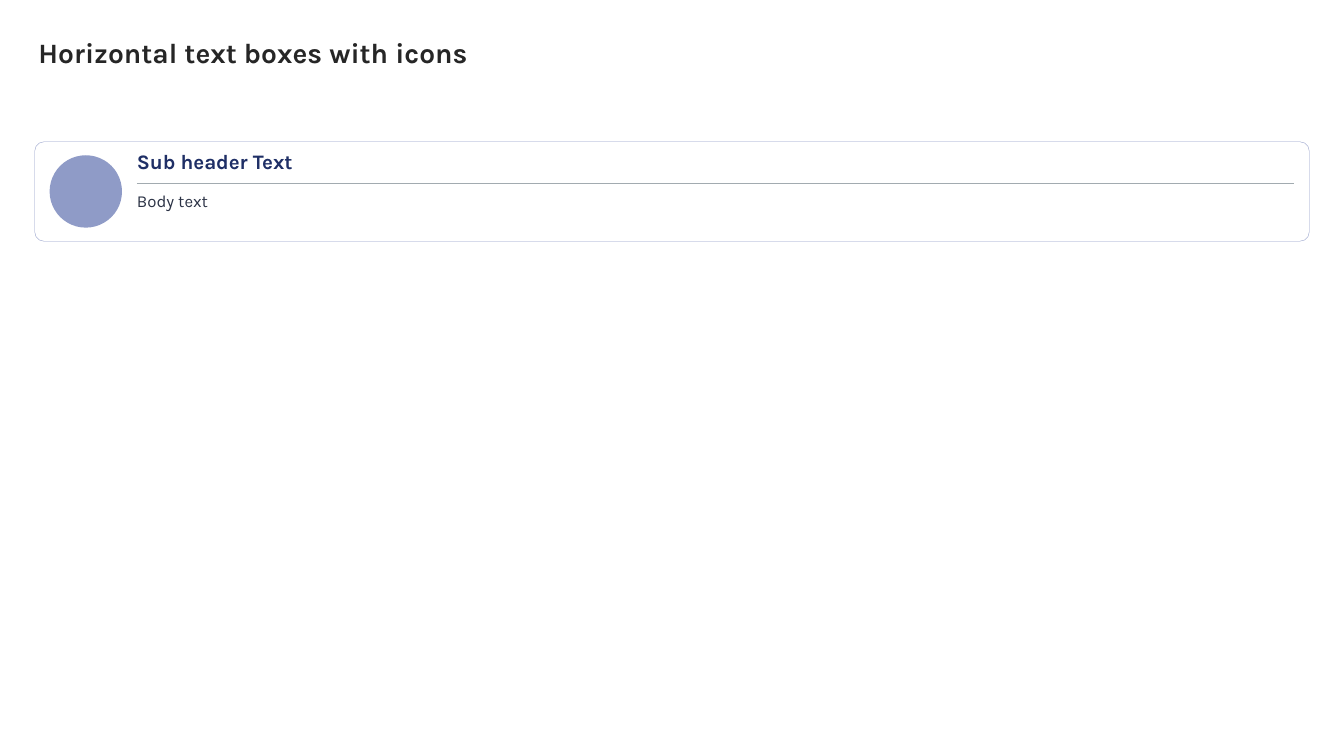
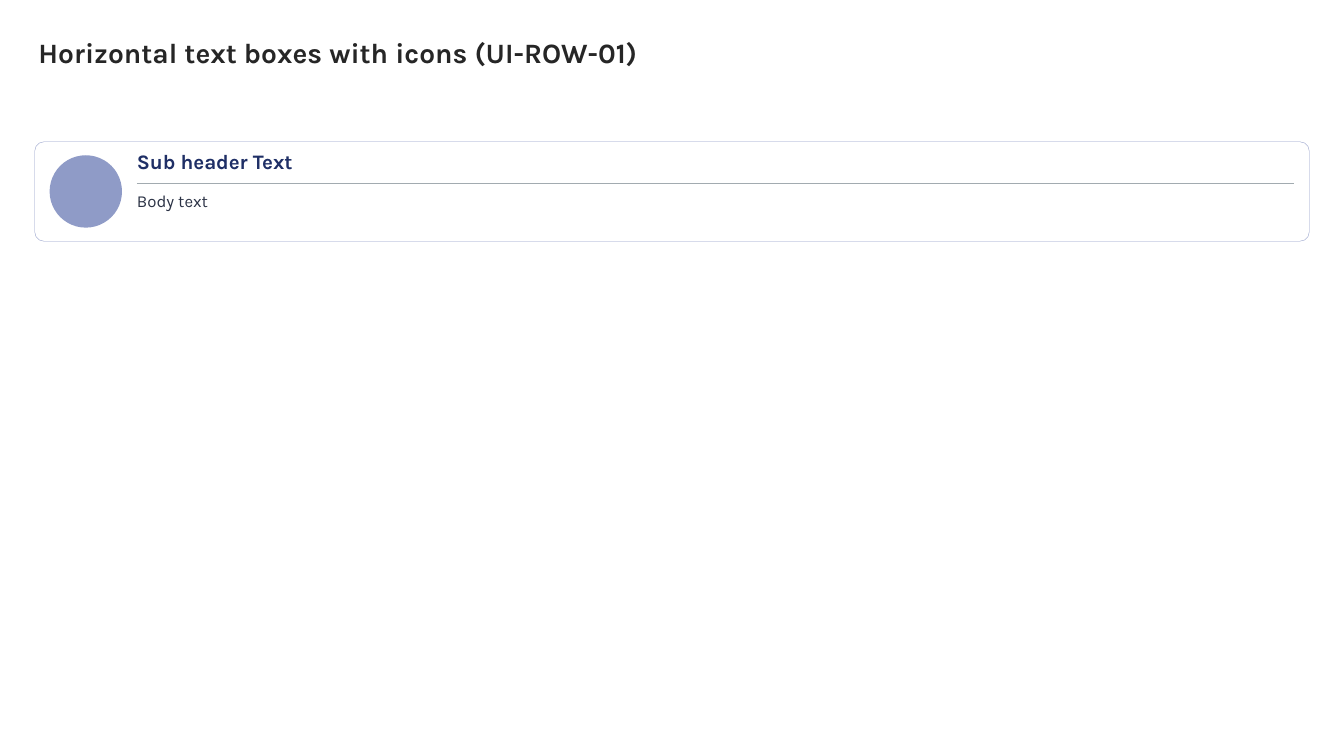
Before and after one commit to Yash-Jadhav-GD/AutoDesigner, a slide deck: slide 3 of AutoDesigner/Library_copy.pptx. Drawn at 1344x756 pixels with LibreOffice and Linux fonts; fonts in the diff are those of the drawing. Boxes give left, top, right and bottom in pixels: in the first picture for what was removed or moved away, otherwise in the second. Text is boxed around its words. In the diff, an @@ line names an element or a change of style, - is before the commit and + after.

```diff
--- a/AutoDesigner/Library_copy.pptx
+++ b/AutoDesigner/Library_copy.pptx
@@ title at (x1=38, y1=42, x2=638, y2=66): text changed @@
-Horizontal text boxes with icons
+Horizontal text boxes with icons (UI-ROW-01)
```
Also in this commit, not shown: 2 slides added, 2 other files.
